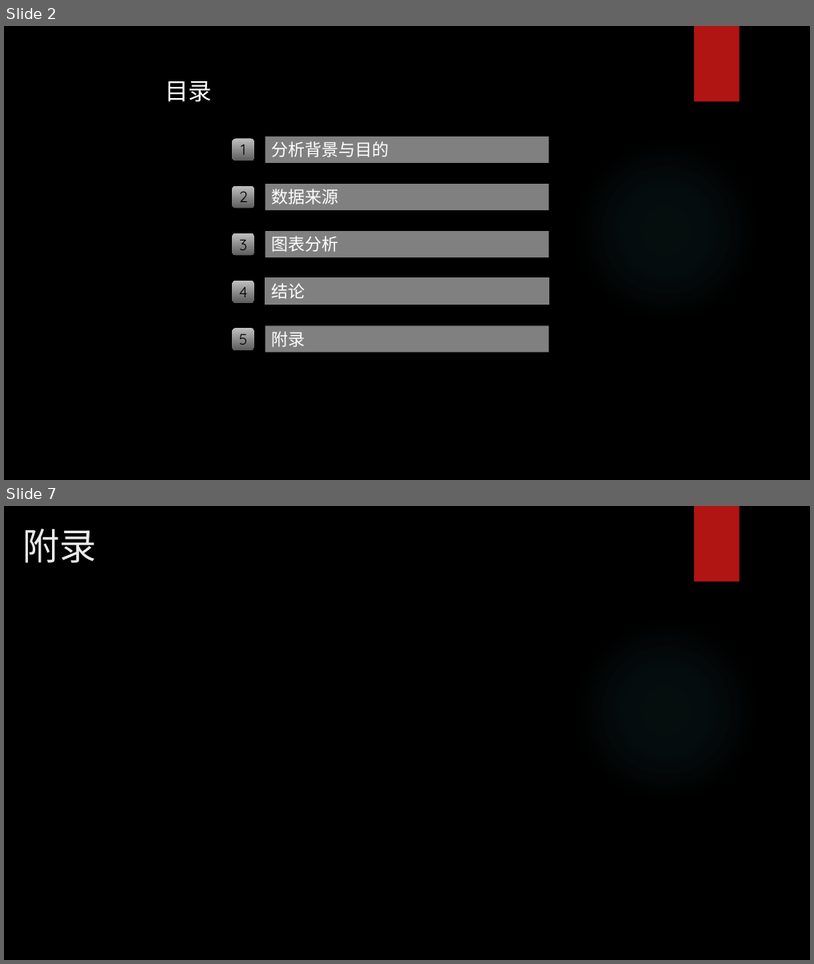
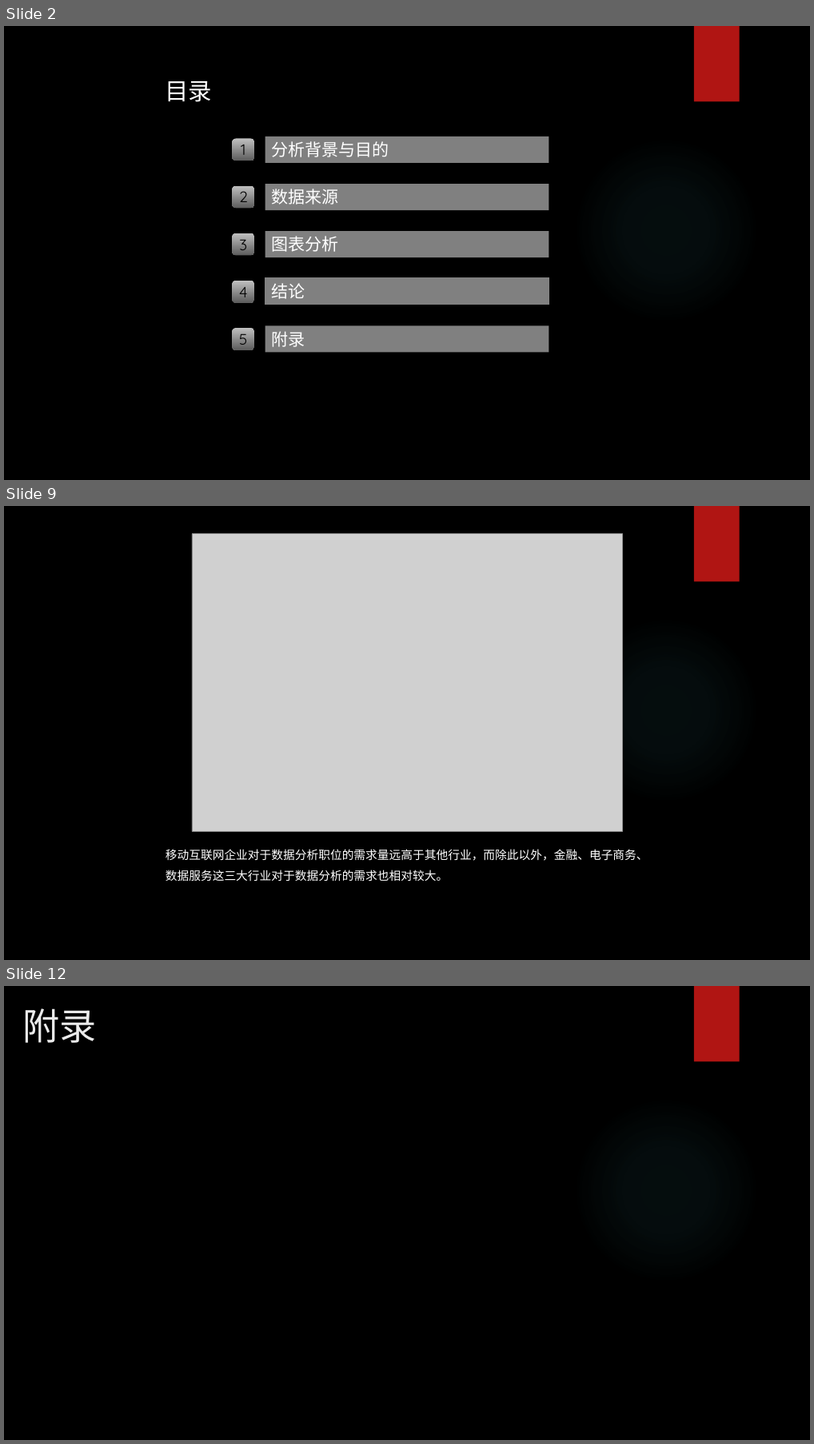
Before and after one commit to JackyQQQu/Lagou_DAposition, a slide deck: 数据分析报告.pptx. Shown one above the other, each under a label of ours: slides 2 and 7 before the commit, slides 2, 9 and 12 after it; the slides between them are not shown. The pictures are 814x964 and 814x1444 pixels, drawn with LibreOffice and Linux fonts; fonts in the diff are those of the drawing; grey boxes stand for pictures; background and template pictures are left out. Boxes give left, top, right and bottom in pixels: in the first picture for what was removed or moved away, otherwise in the second. Text is boxed around its words. In the diff, an @@ line names an element or a change of style, - is before the commit and + after.

```diff
--- a/数据分析报告.pptx
+++ b/数据分析报告.pptx
@@ slide 9 added at (4,506,810,960), background picture (left out); not listed: 2 template elements that a slide beside it also shows @@
@@ picture added at (192,534,623,831) @@
@@ text added at (166,848,649,881), 14 pt, text #FFFFFF @@
+移动互联网企业对于数据分析职位的需求量远高于其他行业，而除此以外，金融、电子商务、数据服务这三大行业对于数据分析的需求也相对较大。
@@ what was slide 7 is now slide 12 @@
```
Also in this commit, not shown: 4 slides changed, 5 other slides added, 1 slide removed, 1 other file.
